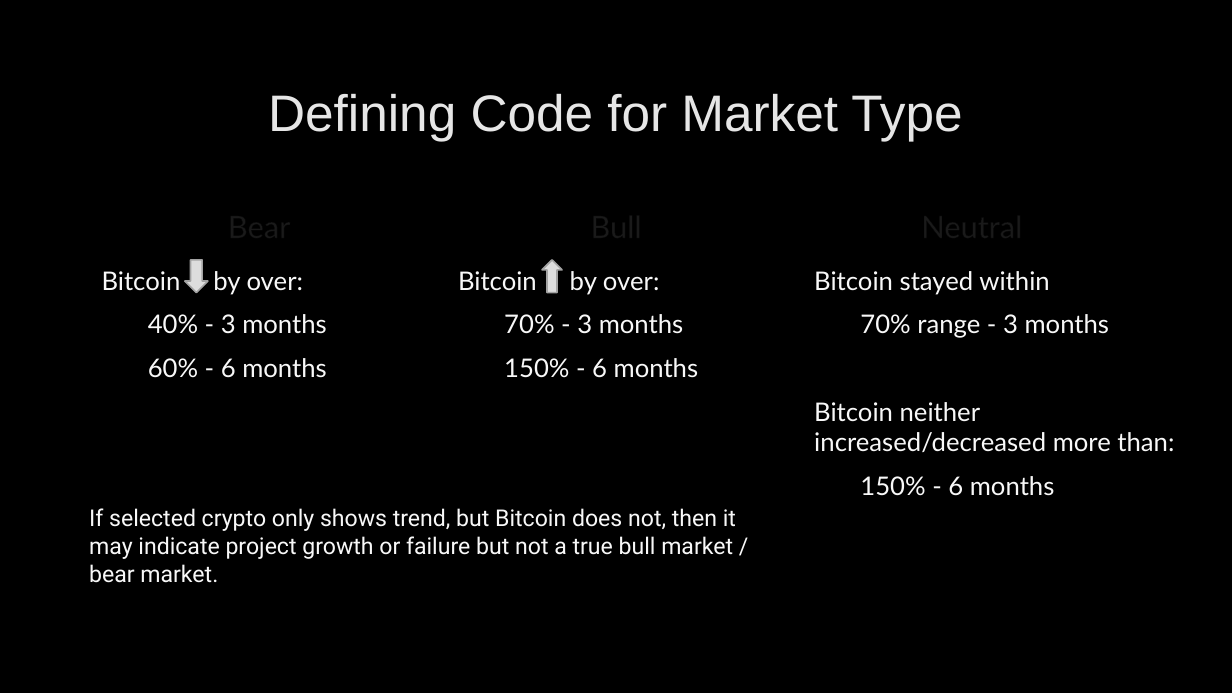
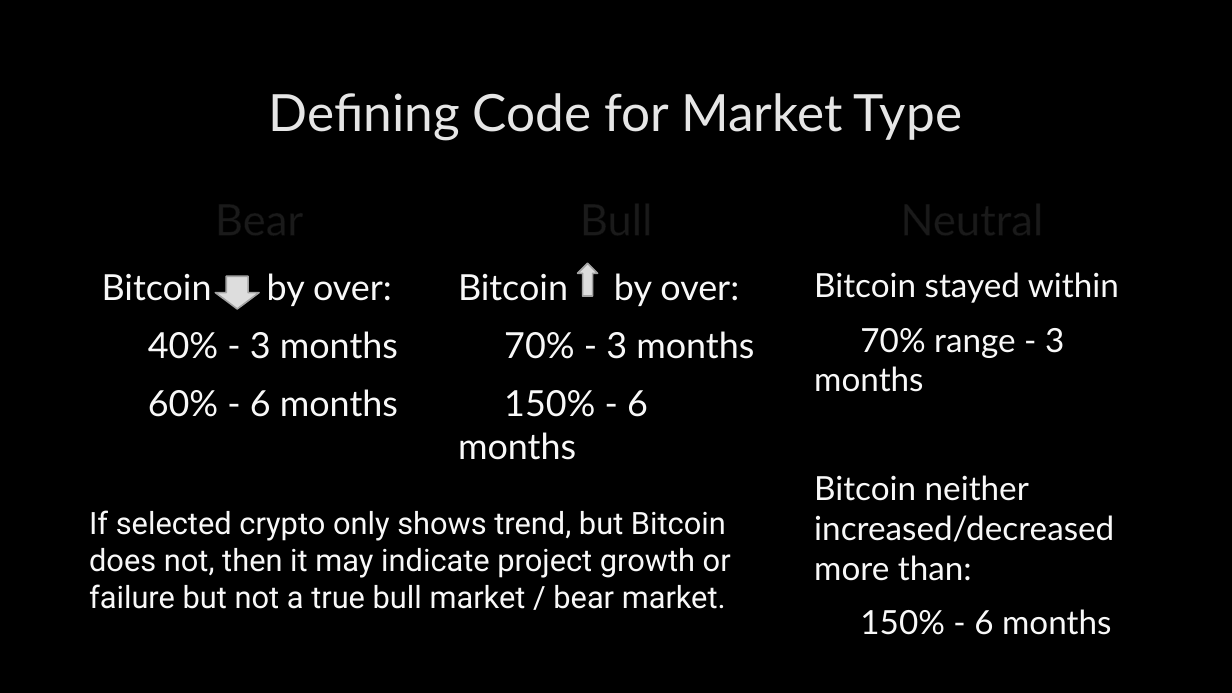
Before and after one commit to tylerfallon/The-Omniscient-Crypto-Oracle, a slide deck: slide 9 of The Omniscient Crypto Oracle.pptx. Drawn at 1232x693 pixels with LibreOffice and Linux fonts; fonts in the diff are those of the drawing; background and template pictures are left out. Boxes give left, top, right and bottom in pixels: in the first picture for what was removed or moved away, otherwise in the second. Text is boxed around its words. In the diff, an @@ line names an element or a change of style, - is before the commit and + after.

Commit message:
edited formatting and future enhancements on ppt

```diff
--- a/The Omniscient Crypto Oracle.pptx
+++ b/The Omniscient Crypto Oracle.pptx
@@ title "Defining Code for Market Type" at (269,93,962,140): font Arial to Lato @@
@@ size 24 to 34 pt; more space between paragraphs in 3 elements at (553,585,614,609), (373,585,422,609), (805,190,1139,249) @@
@@ text "Bitcoin by over:" at (102,273,398,417): size 20 to 28 pt; more space between paragraphs @@
@@ text "Bitcoin by over:" at (458,273,754,460): size 20 to 28 pt; more space between paragraphs @@
@@ up arrow: place and size @@
-up arrow at (543,260,563,292)
+up arrow at (578,263,598,296)
@@ text "Bitcoin stayed within" at (814,272,1119,635): size 20 to 25.9 pt; more space between paragraphs @@
@@ down arrow: place and size @@
-down arrow at (185,260,208,292)
+down arrow at (215,276,259,309)
@@ text "If selected crypto only shows ..." at (89,510,731,609): size 18 to 24 pt @@
```
Also in this commit, not shown: 8 other slides changed, 1 slide added.
